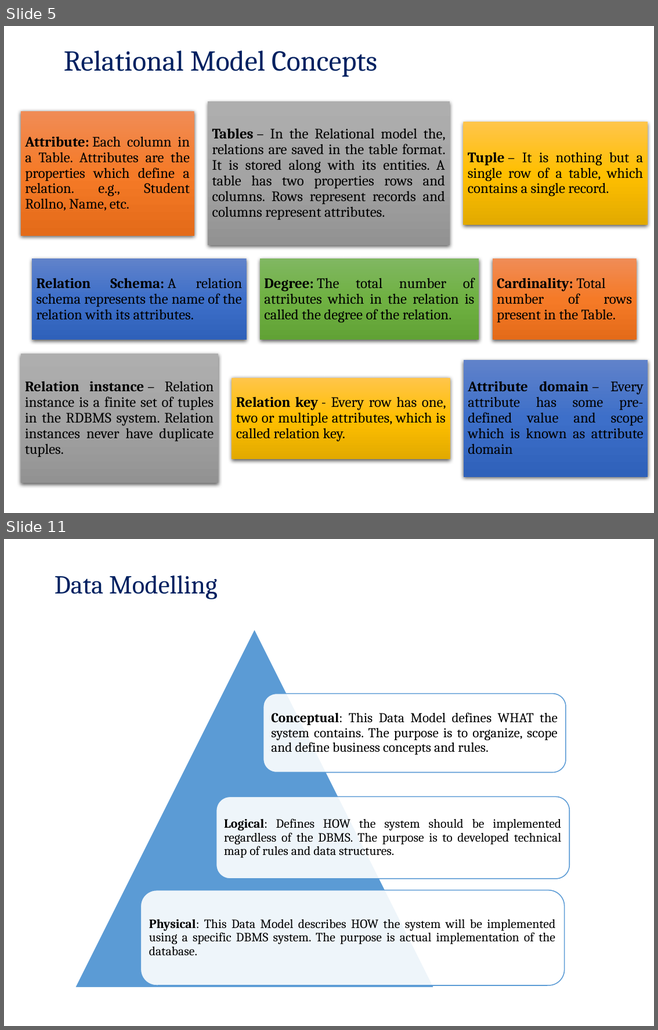
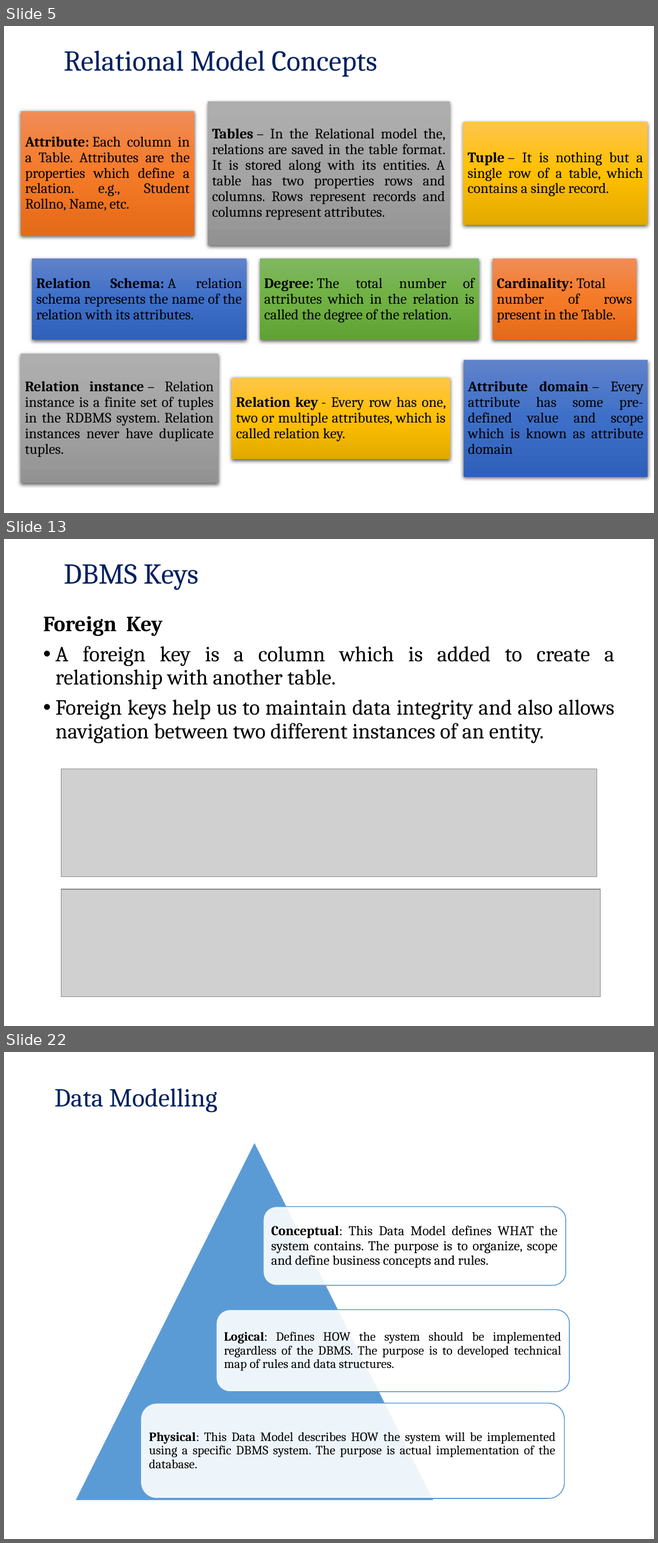
Before and after one commit to pankajfri/Training-Materials, a slide deck: Advanced Web Technologies/Database Concepts/Session2.pptx. Shown one above the other, each under a label of ours: slides 5 and 11 before the commit, slides 5, 13 and 22 after it; the slides between them are not shown. The pictures are 658x1030 and 658x1543 pixels, drawn with LibreOffice and Linux fonts; fonts in the diff are those of the drawing; grey boxes stand for pictures; background and template pictures are left out. Boxes give left, top, right and bottom in pixels: in the first picture for what was removed or moved away, otherwise in the second. Text is boxed around its words. In the diff, an @@ line names an element or a change of style, - is before the commit and + after.

Commit message:
dbms session 2

```diff
--- a/Advanced Web Technologies/Database Concepts/Session2.pptx
+++ b/Advanced Web Technologies/Database Concepts/Session2.pptx
@@ slide 13 added at [4, 539, 654, 1026], background picture (left out) @@
@@ title added at [64, 564, 198, 590], 32 pt, text #002060 @@
+DBMS Keys
@@ text added at [43, 616, 614, 744], 24 pt, text #000000 @@
+Foreign Key
+• A foreign key is a column which is added to create a relationship with another table.
+• Foreign keys help us to maintain data integrity and also allows navigation between two different instances of an entity.
@@ picture added at [61, 769, 596, 878] @@
@@ picture added at [61, 889, 600, 997] @@
@@ what was slide 11 is now slide 22 @@
```
Also in this commit, not shown: 4 slides changed, 12 other slides added, 2 slides removed, 9 other files.
